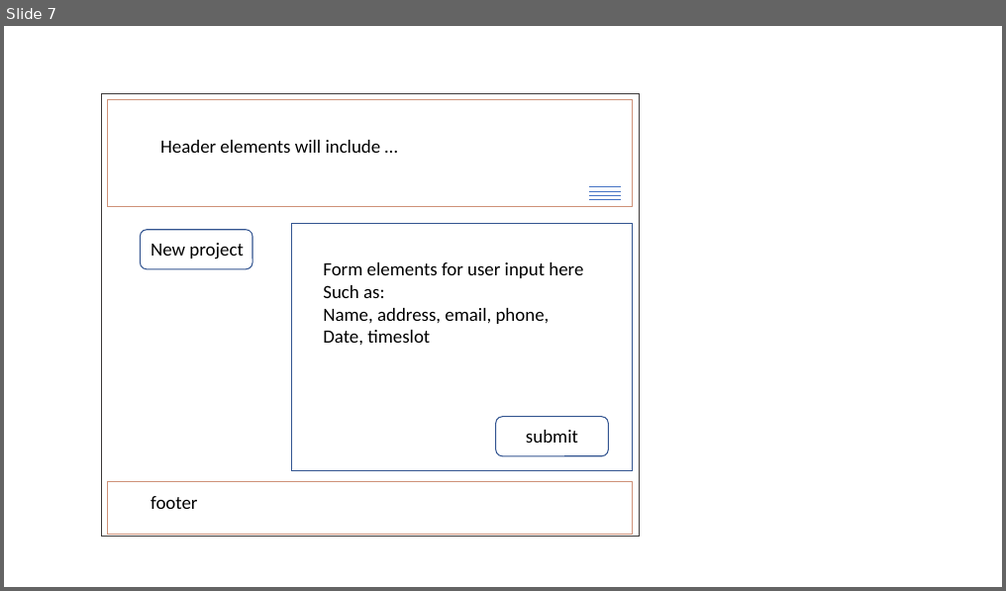
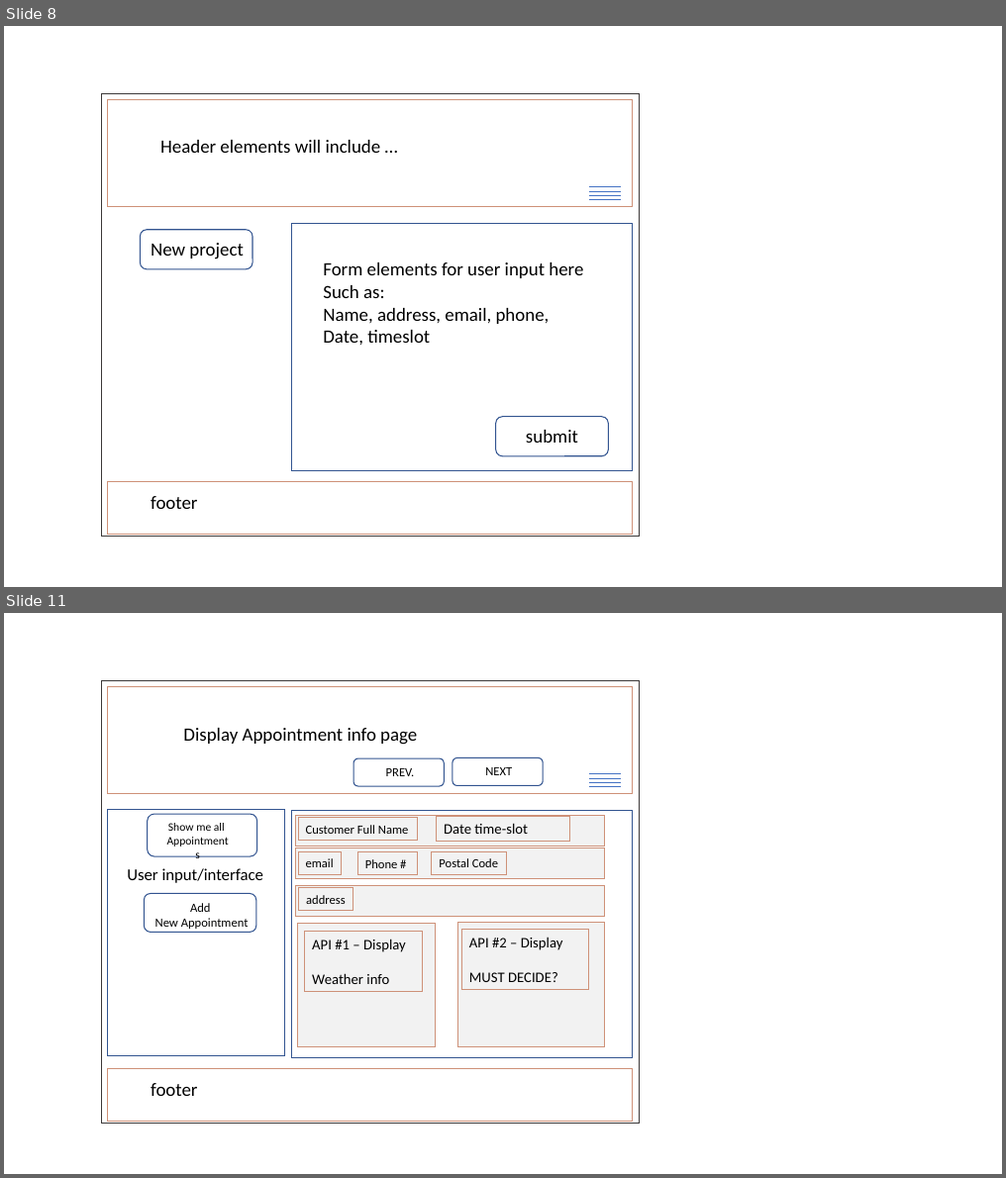
Before and after one commit to dinozio-design/CRM-lite, a slide deck: presentation/CRM - LITE.pptx. Shown one above the other, each under a label of ours: slide 7 before the commit, slides 8 and 11 after it; the slides between them are not shown. The pictures are 1006x591 and 1006x1178 pixels, drawn with LibreOffice and Linux fonts; fonts in the diff are those of the drawing. Boxes give left, top, right and bottom in pixels: in the first picture for what was removed or moved away, otherwise in the second. Text is boxed around its words. In the diff, an @@ line names an element or a change of style, - is before the commit and + after.

Commit message:
Clean wire frame with flow and display functionality

```diff
--- a/presentation/CRM - LITE.pptx
+++ b/presentation/CRM - LITE.pptx
@@ slide 11 added at bbox=[4, 613, 1002, 1174], background #FFFFFF @@
@@ rectangle added at bbox=[101, 680, 640, 1124], outline #3B3838 1 pt @@
@@ rectangle added at bbox=[107, 686, 633, 794], outline #CE9178 1 pt @@
@@ text added at bbox=[183, 728, 417, 745], 18 pt, text #000000 @@
+Display Appointment info page
@@ rounded rectangle added at bbox=[353, 759, 445, 786], outline #325491 1 pt @@
@@ rounded rectangle added at bbox=[452, 759, 543, 786], outline #325491 1 pt @@
@@ text added at bbox=[386, 768, 415, 776], 12 pt, text #000000 @@
+PREV.
@@ text added at bbox=[485, 767, 512, 775], 12 pt, text #000000 @@
+NEXT
@@ line added from (589, 774) to (621, 774), #4472C4 0.5 pt @@
@@ line added from (589, 786) to (621, 786), #4472C4 0.5 pt @@
@@ line added from (589, 778) to (621, 778), #4472C4 0.5 pt @@
@@ line added from (589, 782) to (621, 782), #4472C4 0.5 pt @@
@@ rectangle added at bbox=[107, 809, 285, 1057], outline #325491 1 pt @@
@@ rounded rectangle added at bbox=[147, 814, 257, 858], outline #325491 1 pt @@
@@ rectangle added at bbox=[291, 811, 633, 1058], outline #325491 1 pt @@
@@ rectangle added at bbox=[295, 816, 604, 846], fill #F2F2F2, outline #CE9178 1 pt @@
@@ rectangle added at bbox=[298, 818, 417, 841], fill #F2F2F2, outline #CE9178 0.75 pt, 12 pt, text #000000 @@
+Customer Full Name
@@ rectangle added at bbox=[437, 817, 570, 842], fill #F2F2F2, outline #CE9178 0.75 pt, 14 pt, text #000000 @@
+Date time-slot
@@ text added at bbox=[168, 823, 225, 831], 11 pt, text #000000 @@
+Show me all
+Appointments
@@ rectangle added at bbox=[295, 848, 604, 878], fill #F2F2F2, outline #CE9178 1 pt @@
@@ text added at bbox=[127, 868, 264, 883], 16 pt, text #000000 @@
+User input/interface
@@ rectangle added at bbox=[298, 852, 342, 874], fill #F2F2F2, outline #CE9178 0.75 pt, 12 pt, text #000000 @@
+email
@@ rectangle added at bbox=[358, 853, 418, 875], fill #F2F2F2, outline #CE9178 0.75 pt, 12 pt, text #000000 @@
+Phone #
@@ rectangle added at bbox=[432, 852, 506, 874], fill #F2F2F2, outline #CE9178 0.75 pt, 12 pt, text #000000 @@
+Postal Code
@@ rounded rectangle added at bbox=[144, 894, 256, 932], outline #325491 1 pt @@
@@ text added at bbox=[155, 903, 249, 929], 12 pt, text #000000 @@
+Add
+New Appointment
@@ rectangle added at bbox=[296, 885, 605, 916], fill #F2F2F2, outline #CE9178 1 pt @@
@@ rectangle added at bbox=[299, 888, 353, 910], fill #F2F2F2, outline #CE9178 0.75 pt, 12 pt, text #000000 @@
+address
@@ rectangle added at bbox=[297, 924, 436, 1048], fill #F2F2F2, outline #CE9178 1 pt @@
@@ rectangle added at bbox=[305, 931, 423, 992], fill #F2F2F2, outline #CE9178 0.75 pt, 14 pt, text #000000 @@
+API #1 – Display
+Weather info
@@ rectangle added at bbox=[458, 923, 605, 1048], fill #F2F2F2, outline #CE9178 1 pt @@
@@ rectangle added at bbox=[462, 930, 589, 990], fill #F2F2F2, outline #CE9178 0.75 pt, 14 pt, text #000000 @@
+API #2 – Display
+MUST DECIDE?
@@ rectangle added at bbox=[107, 1069, 633, 1122], outline #CE9178 1 pt @@
@@ text added at bbox=[151, 1083, 197, 1096], 18 pt, text #000000 @@
+footer
@@ what was slide 7 is now slide 8 @@
```
Also in this commit, not shown: 1 slide changed, 3 other slides added, 1 other file.
